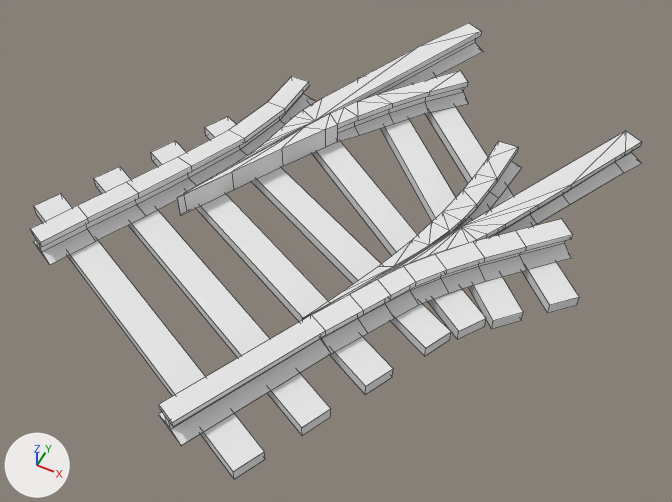
The OBJ model models/advtrains_dtrack_s3_tieless_l_30.obj, before and after one commit.
Rendered twice from a 50 mm camera at (1.15, -2.41, 2.22) aimed at (0.02, -0.16, -0.59). The lights are fixed; the arrows at lower left show +X, +Y and +Z. Mesh edges are drawn as thin lines. Where no turn or scale is listed for an object, it has been applied to the vertices.

Objects in the first picture: 'Closure.30_30_cr_l_BezierCurve.004', 'Closure.30_30_st_r_Plane.014', 'Closure.30_45_cr_l_BezierCurve.007', 'Closure.30_st_st_r_BezierCurve.013', 'dtrack_s3_30.sleepers_Cube.017', 'dtrack_s3_30.stockrails_Cube.015'.
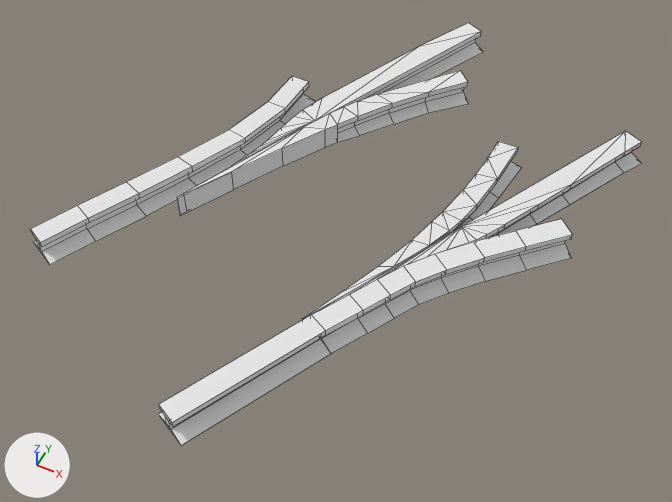
Boxes [x1, y1, x2, y2] around the edits, measured in the pictures (672 x 502 px; the box of a moved part takes in the faces that stretch with it):
'dtrack_s3_30.sleepers_Cube.017', deleted
    before: [34, 77, 579, 479]
part 1 of me_closure_30_30_cr_l_beziercurve_004, moved or reshaped
    both: [183, 121, 315, 193]

The change, as a diff of the scene's bpy script:
```diff
--- a/models/advtrains_dtrack_s3_tieless_l_30.obj.py
+++ b/models/advtrains_dtrack_s3_tieless_l_30.obj.py
@@ me_closure_30_30_cr_l_beziercurve_004 @@
 me_closure_30_30_cr_l_beziercurve_004.from_pydata(...)  # 46 vertices, 42 faces; spans x -0.56..0.13, y -0.34..1.25, z -0.46..-0.36
 # used by ob_closure_30_30_cr_l_beziercurve_004; location = (0.0, 0.0, 0.0)
+# me_closure_30_30_cr_l_beziercurve_004 part 1
+# 5 faces are deleted
+# 5 new faces join them
 me_closure_30_30_cr_l_beziercurve_004.materials.append(mat_rails)
@@ ob_dtrack_s3_30_sleepers_cube_017 @@
-ob_dtrack_s3_30_sleepers_cube_017 = bpy.data.objects.new('dtrack_s3_30.sleepers_Cube.017', me_dtrack_s3_30_sleepers_cube_017)
-ob_dtrack_s3_30_sleepers_cube_017.location = (0.0, 0.0, 0.0)
```
